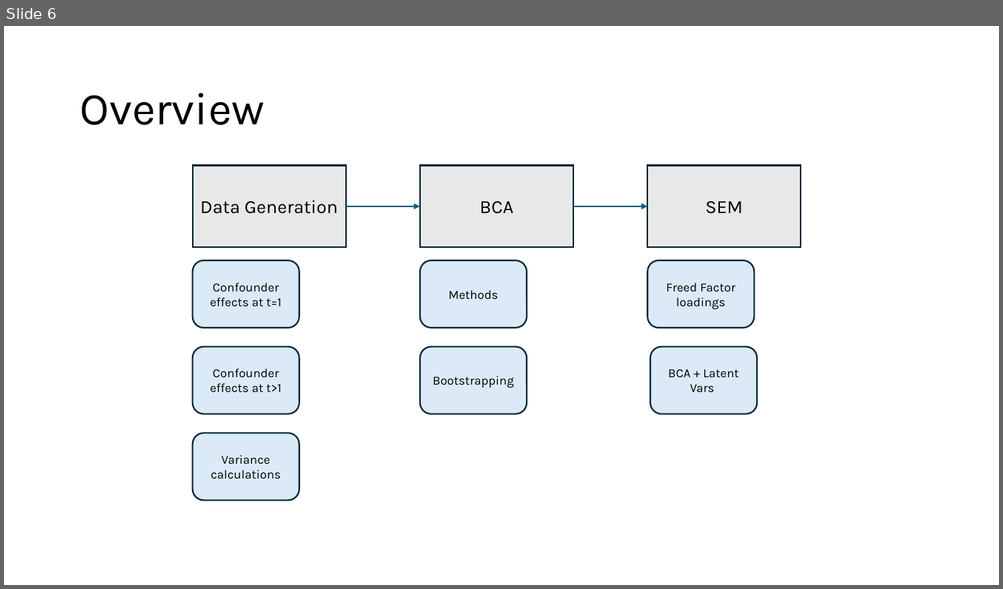
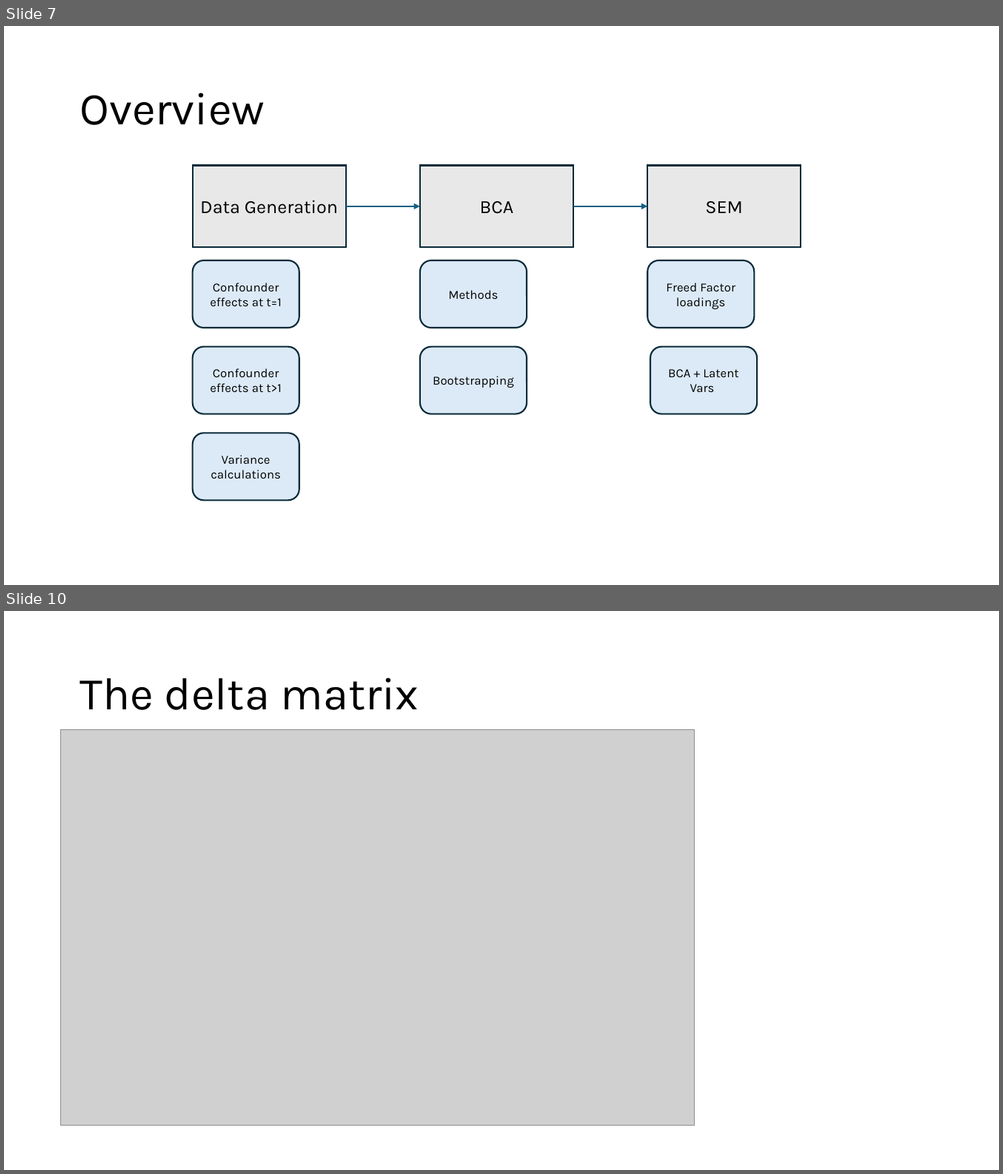
Before and after one commit to EmmaDirk/MachineLearning-BCA, a slide deck: 04_presentations/01_powerpoint/04_Jeroen_Ellen_Axel_17-03-25.pptx. Shown one above the other, each under a label of ours: slide 6 before the commit, slides 7 and 10 after it; the slides between them are not shown. The pictures are 1003x589 and 1003x1174 pixels, drawn with LibreOffice and Linux fonts; fonts in the diff are those of the drawing; grey boxes stand for pictures. Boxes give left, top, right and bottom in pixels: in the first picture for what was removed or moved away, otherwise in the second. Text is boxed around its words. In the diff, an @@ line names an element or a change of style, - is before the commit and + after.

```diff
--- a/04_presentations/01_powerpoint/04_Jeroen_Ellen_Axel_17-03-25.pptx
+++ b/04_presentations/01_powerpoint/04_Jeroen_Ellen_Axel_17-03-25.pptx
@@ slide 10 added at bbox=[4, 611, 999, 1170], background #FFFFFF @@
@@ title added at bbox=[79, 678, 419, 710], 44 pt, text #000000 @@
+The delta matrix
@@ picture added at bbox=[61, 729, 694, 1126] @@
@@ what was slide 6 is now slide 7 @@
```
Also in this commit, not shown: 1 slide changed, 9 other slides added, 22 other files.
